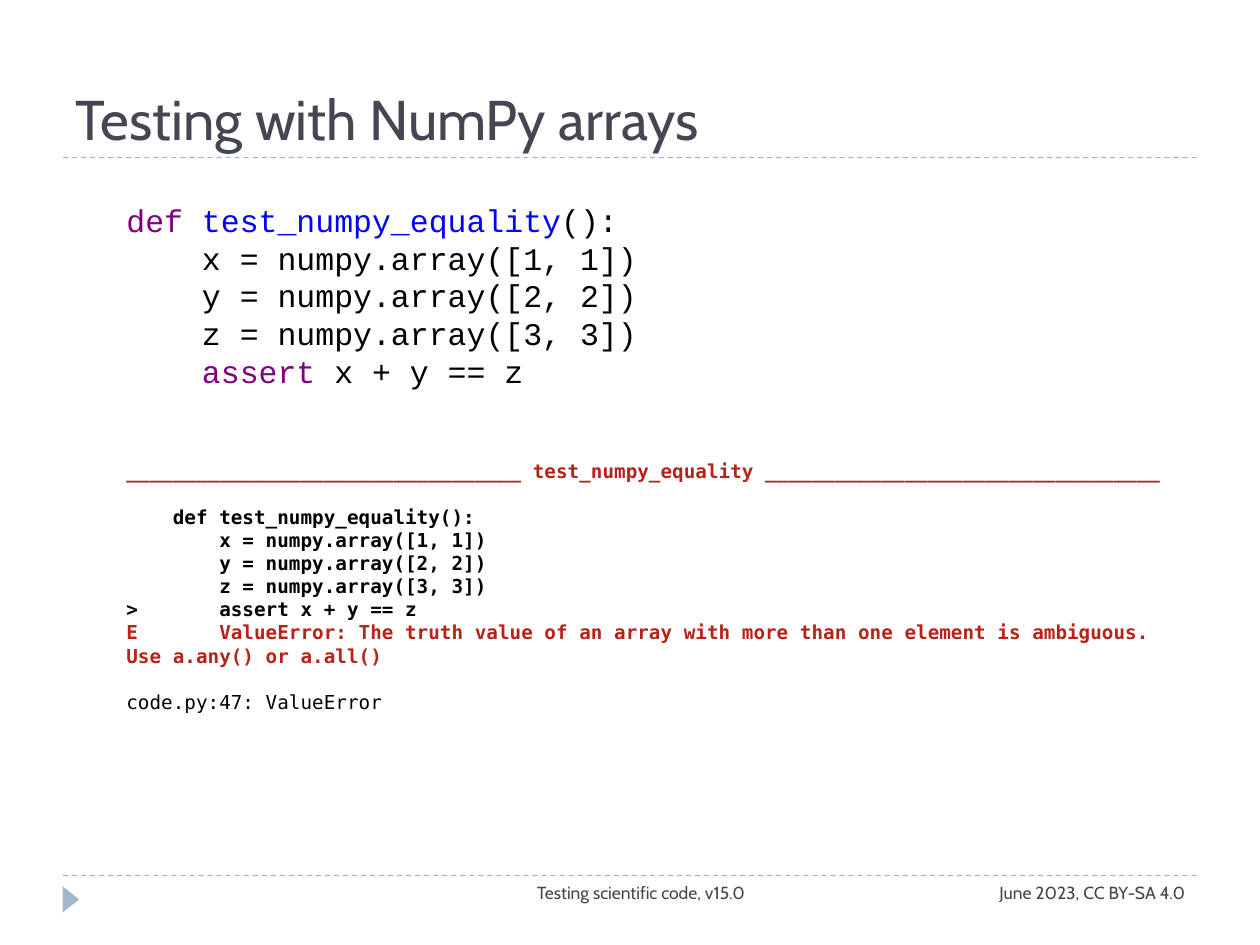
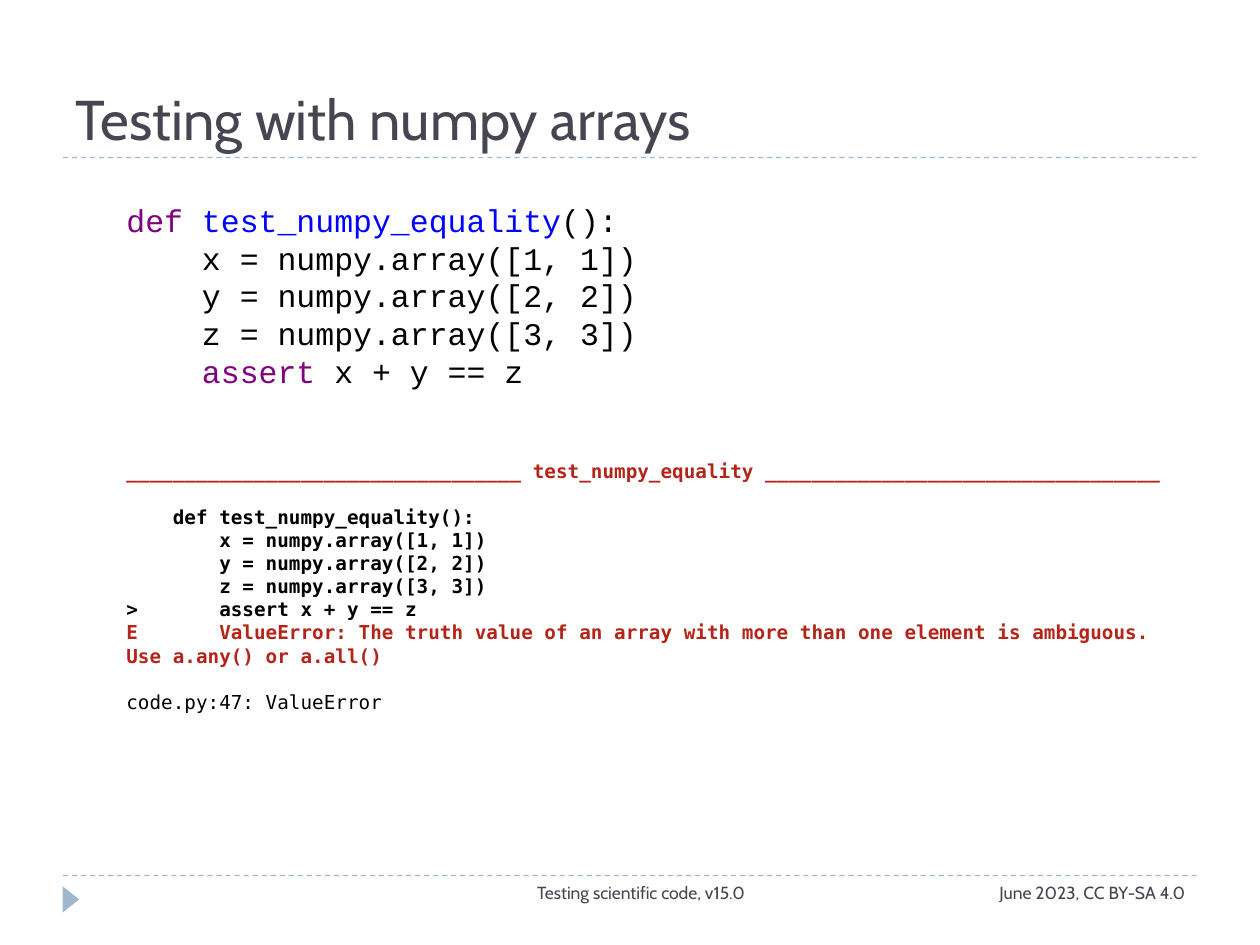
Before and after one commit to ASPP/testing_debugging_profiling, a slide deck: slide 27 of testing_part1.pptx. Drawn at 1260x945 pixels with LibreOffice and Linux fonts; fonts in the diff are those of the drawing. Boxes give left, top, right and bottom in pixels: in the first picture for what was removed or moved away, otherwise in the second. Text is boxed around its words. In the diff, an @@ line names an element or a change of style, - is before the commit and + after.

Commit message:
NumPy to numpy in the slides

```diff
--- a/testing_part1.pptx
+++ b/testing_part1.pptx
@@ title at <box>75,98,691,152</box>: text changed @@
-Testing with NumPy arrays
+Testing with numpy arrays
```
